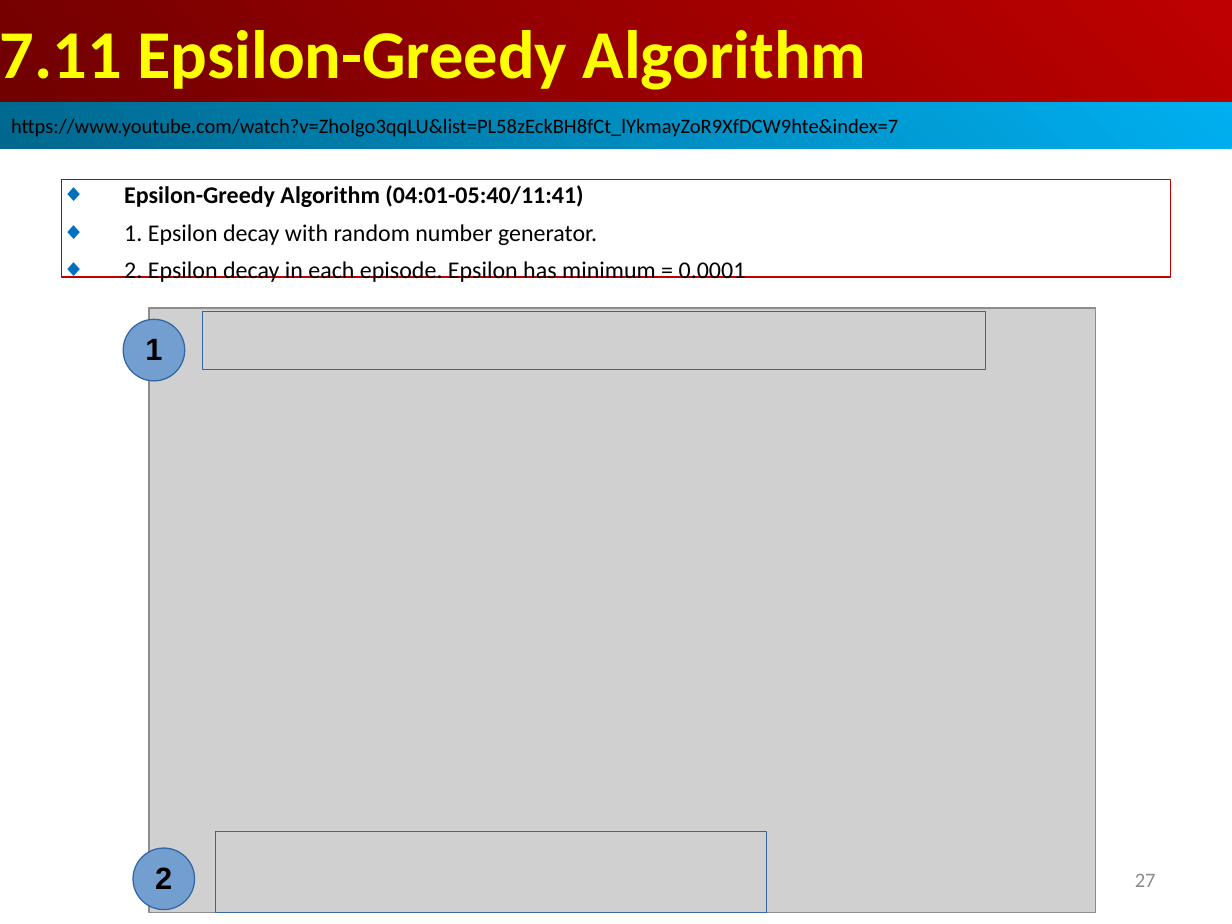
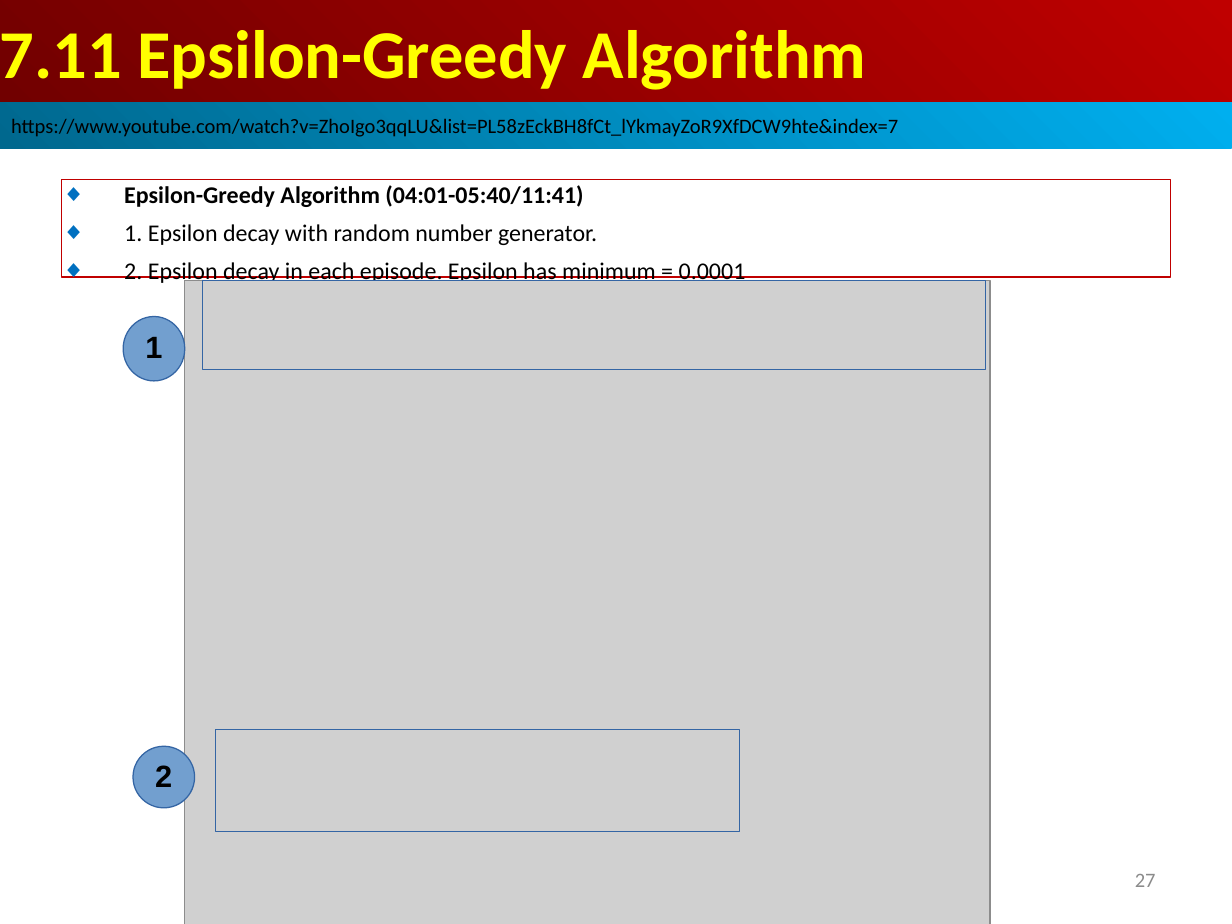
Before and after one commit to peterhchen/AIU_CS513_DRL, a slide deck: slide 27 of 000_DRL_JC/007_QL_Frozen_Lake/001_Video/007_QL_Frobzen_Lake.ppt. Drawn at 1232x924 pixels with LibreOffice and Linux fonts; fonts in the diff are those of the drawing; grey boxes stand for pictures. Boxes give left, top, right and bottom in pixels: in the first picture for what was removed or moved away, otherwise in the second. Text is boxed around its words. In the diff, an @@ line names an element or a change of style, - is before the commit and + after.

```diff
--- a/000_DRL_JC/007_QL_Frozen_Lake/001_Video/007_QL_Frobzen_Lake.ppt
+++ b/000_DRL_JC/007_QL_Frozen_Lake/001_Video/007_QL_Frobzen_Lake.ppt
@@ picture: place and size @@
-picture at (149, 308, 1095, 913)
+picture at (185, 281, 991, 924)
@@ rectangle: place and size @@
-rectangle at (202, 312, 986, 370)
+rectangle at (202, 281, 986, 370)
@@ ellipse "2": place and size @@
-ellipse "2" at (133, 848, 195, 909)
+ellipse "2" at (133, 747, 195, 808)
@@ rectangle: place and size @@
-rectangle at (216, 832, 766, 913)
+rectangle at (216, 729, 739, 832)
```
Also in this commit, not shown: 7 other slides changed, 1 slide added.
